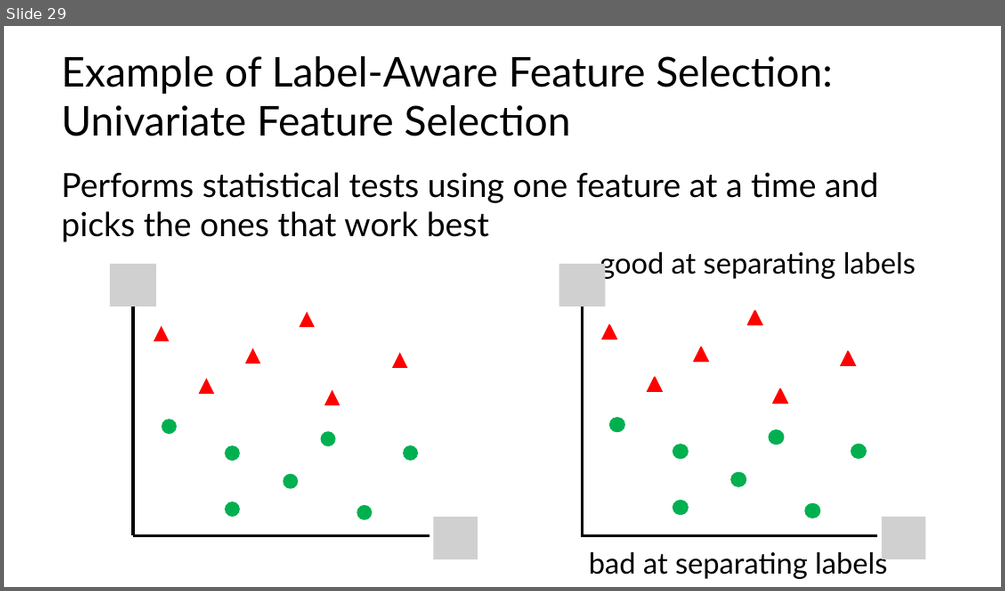
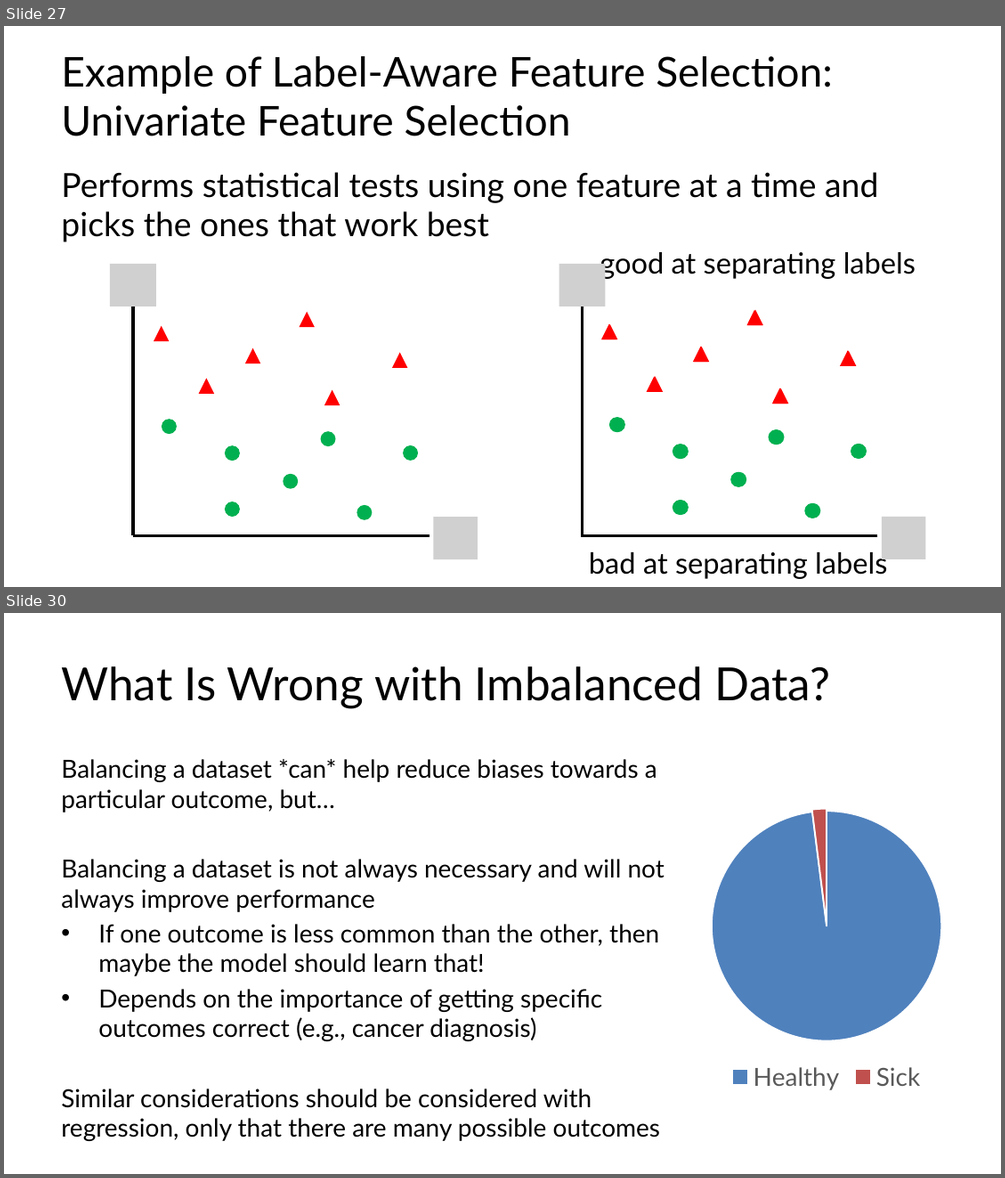
Before and after one commit to C4M-UofT/C4M-UofT.github.io, a slide deck: lectures/winter/6_ml_workflow/MachineLearning_tutorial.pptx. Shown one above the other, each under a label of ours: slide 29 before the commit, slides 27 and 30 after it; the slides between them are not shown. The pictures are 1005x591 and 1005x1178 pixels, drawn with LibreOffice and Linux fonts; fonts in the diff are those of the drawing; grey boxes stand for pictures. Boxes give left, top, right and bottom in pixels: in the first picture for what was removed or moved away, otherwise in the second. Text is boxed around its words. In the diff, an @@ line names an element or a change of style, - is before the commit and + after.

```diff
--- a/lectures/winter/6_ml_workflow/MachineLearning_tutorial.pptx
+++ b/lectures/winter/6_ml_workflow/MachineLearning_tutorial.pptx
@@ slide 30 added at bbox=[4, 613, 1001, 1174], background #FFFFFF @@
@@ title added at bbox=[61, 666, 830, 709], 44 pt, text #000000 @@
+What Is Wrong with Imbalanced Data?
@@ text added at bbox=[61, 759, 664, 1141], 24 pt, text #000000 @@
+Balancing a dataset *can* help reduce biases towards a particular outcome, but…
+Balancing a dataset is not always necessary and will not always improve performance
+• If one outcome is less common than the other, then maybe the model should learn that!
+• Depends on the importance of getting specific outcomes correct (e.g., cancer diagnosis)
+Similar considerations should be considered with regression, only that there are many possible outcomes
@@ pie chart added at bbox=[683, 798, 970, 1097] @@
+categories: Healthy, Sick
+Series 1: 98, 2
@@ what was slide 29 is now slide 27 @@
```
Also in this commit, not shown: 17 slides changed, 8 other slides added, 5 slides removed, 8 other files.
